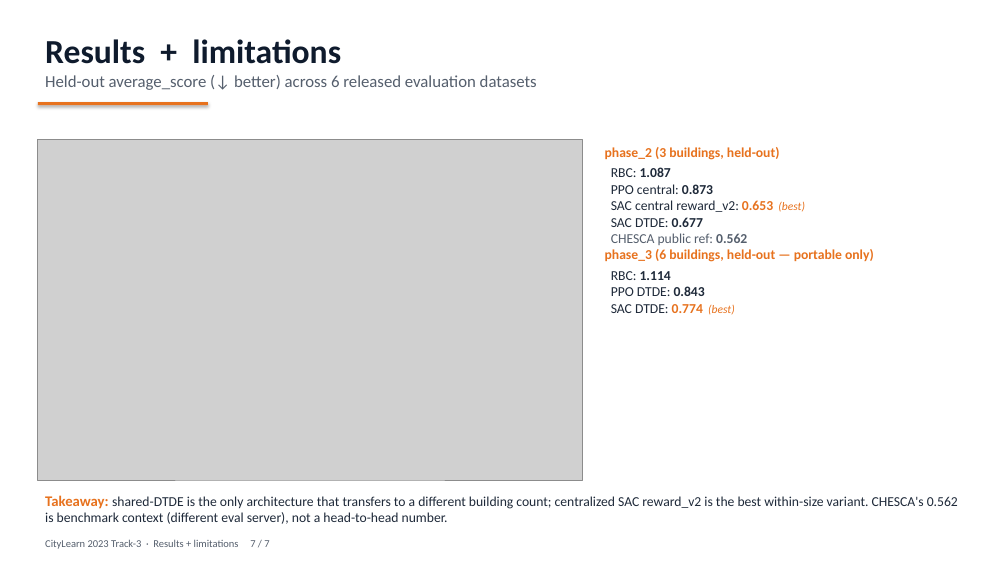
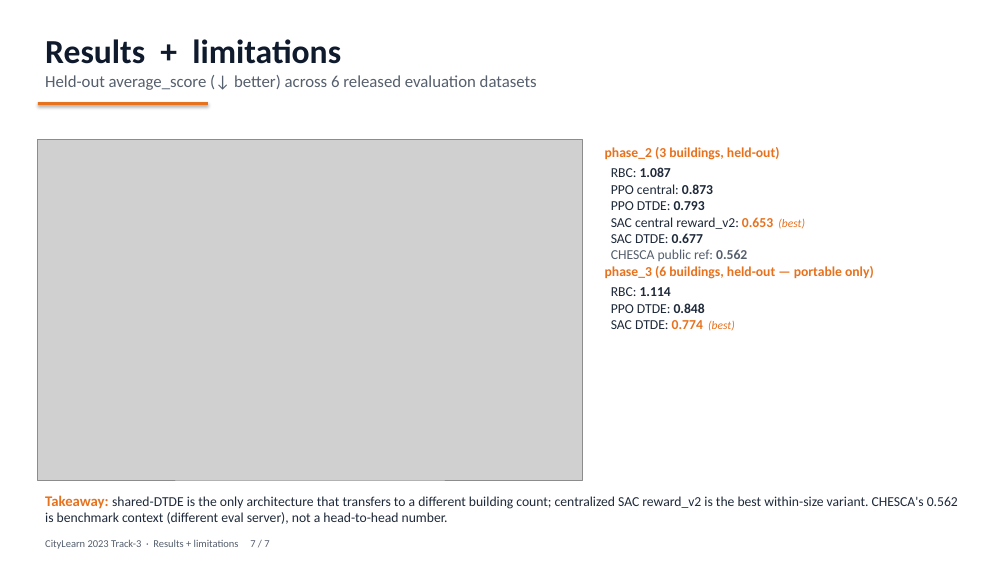
Before and after one commit to Ammaar-Alam/cos435-citylearn, a slide deck: slide 7 of submission/presentation.pptx. Drawn at 1008x567 pixels with LibreOffice and Linux fonts; fonts in the diff are those of the drawing; grey boxes stand for pictures. Boxes give left, top, right and bottom in pixels: in the first picture for what was removed or moved away, otherwise in the second. Text is boxed around its words. In the diff, an @@ line names an element or a change of style, - is before the commit and + after.

Commit message:
feat(results): add PPO DTDE held-out coverage

```diff
--- a/submission/presentation.pptx
+++ b/submission/presentation.pptx
@@ text at <box>611,201,705,210</box>: paragraph added @@
+PPO DTDE: 0.793
@@ text at <box>611,303,705,313</box>: text changed @@
-PPO DTDE: 0.843
+PPO DTDE: 0.848
```
Also in this commit, not shown: 6 other files.
